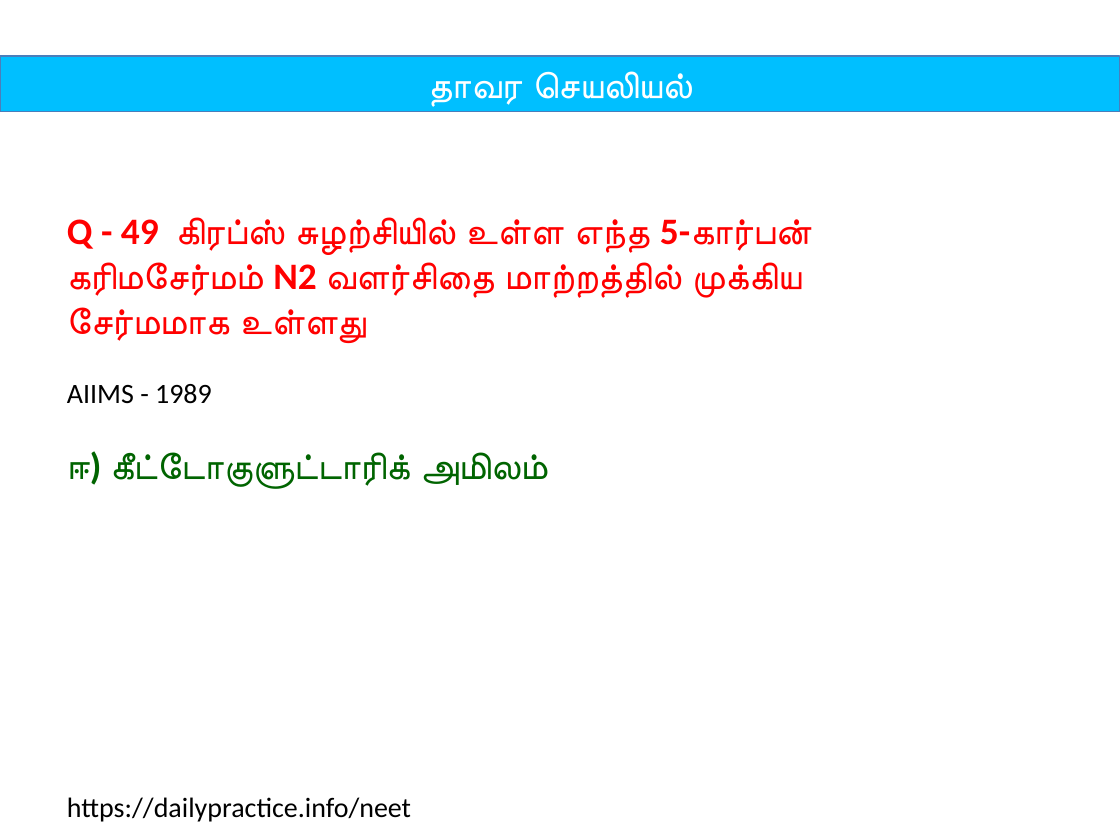
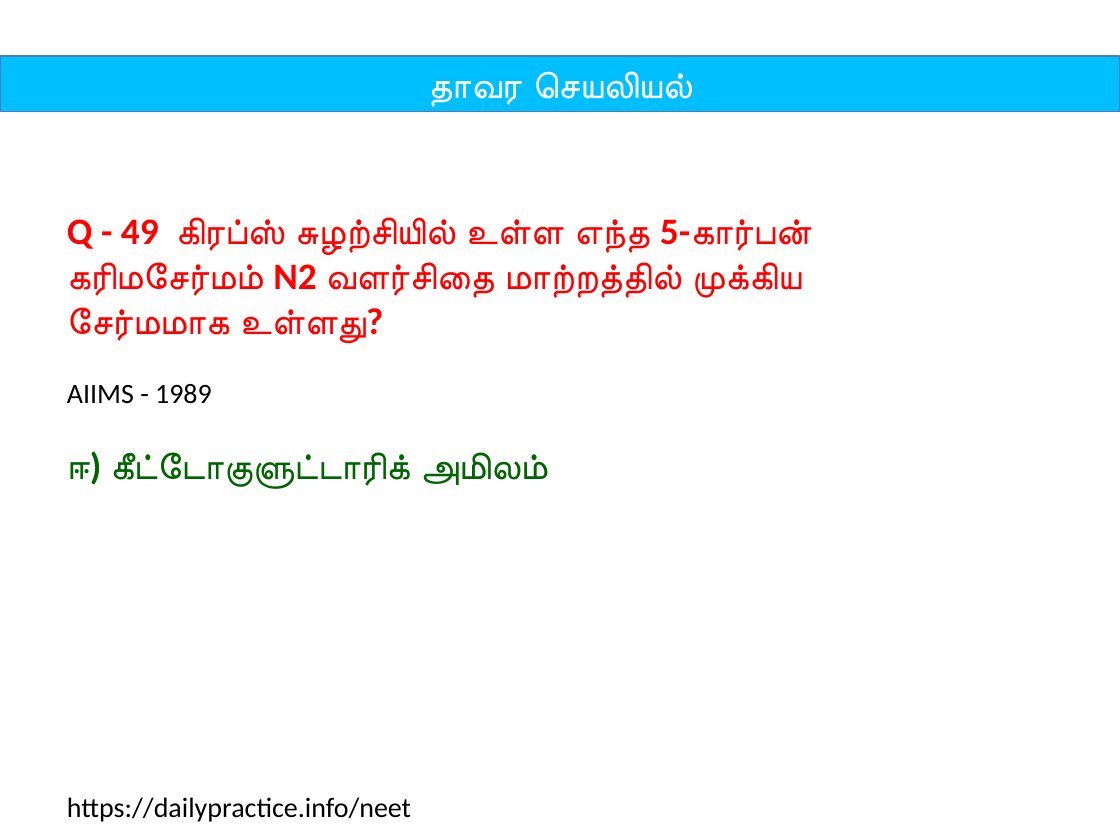
Before and after one commit to tvmani/tvmani.github.io, a slide deck: slide 99 of tamil_biology/unit_05_plant_physiology.pptx. Drawn at 1120x840 pixels with LibreOffice and Linux fonts; fonts in the diff are those of the drawing. Boxes give left, top, right and bottom in pixels: in the first picture for what was removed or moved away, otherwise in the second. Text is boxed around its words. In the diff, an @@ line names an element or a change of style, - is before the commit and + after.

```diff
--- a/tamil_biology/unit_05_plant_physiology.pptx
+++ b/tamil_biology/unit_05_plant_physiology.pptx
@@ text at (x1=67, y1=217, x2=805, y2=343): text changed @@
-Q - 49 கிரப்ஸ் சுழற்சியில் உள்ள எந்த 5-கார்பன் கரிமசேர்மம் N2 வளர்சிதை மாற்றத்தில் முக்கிய சேர்மமாக உள்ளது
+Q - 49 கிரப்ஸ் சுழற்சியில் உள்ள எந்த 5-கார்பன் கரிமசேர்மம் N2 வளர்சிதை மாற்றத்தில் முக்கிய சேர்மமாக உள்ளது?
```
Also in this commit, not shown: 39 other slides changed, 2 other files.
